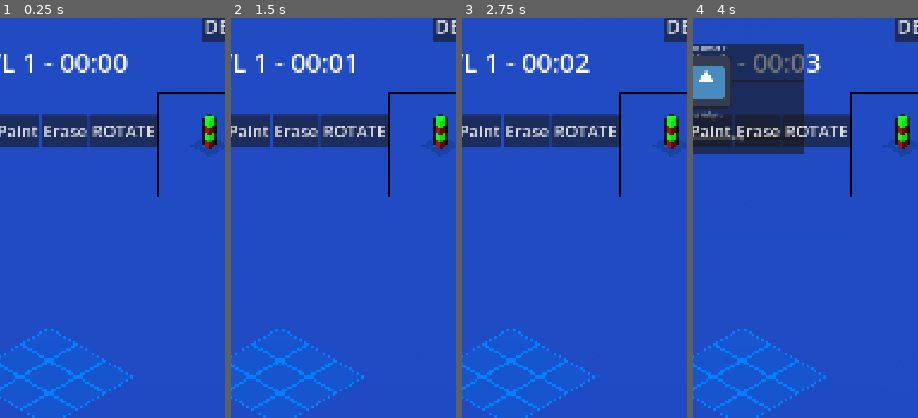
Above: before the commit, frames 1-4 (left to right).
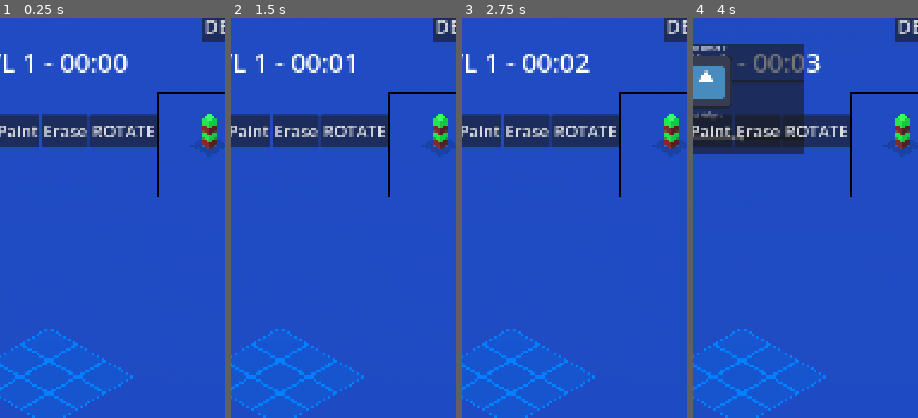
Above: after the commit, the same moments.

Repository: shivdulipati/historical-voxel-builder
Game: Godot game, scene res://main.tscn
Same seed, same stepped clock (60 frames per second), same inputs: the game is played once before the commit and once after it. The engine's default icon, where the game draws it, is replaced by a stand-in: a white triangle on a blue panel in a dark square.
Inputs:
- Up to frame 1 (0.25 s): no input
- Up to frame 2 (1.5 s): click "REST" at 0.5 s; click "Single" at 1.25 s
- Up to frame 3 (2.75 s): click "Single" at 2 s
- Up to frame 4 (4 s): click "DEBUG" at 2.75 s; click "RotLFT" at 3.5 s
The pictures show only the part of the screen within x 39-89%, y 5-55%; the shares and areas given below are measured in that part.

The runs differ from the first frame. In frame 1, 0.5% of the frame differs, in the area x 89-97%, y 24-33%; in frame 2, 0.5%; in frame 3, 0.5%; in frame 4, 0.5%.

Commit message:
End of Day

Diff:
--- a/new-game-project/draggable_object.gd
+++ b/new-game-project/draggable_object.gd
@@ -154,6 +154,7 @@
 		main_scene.current_build[current_grid_position] = block_color_name
 		print("Block Dropped -> Color: ", block_color_name, " | Saved Pos: ", current_grid_position)
 		main_scene.check_win_condition()
+		main_scene.save_game()
 	else:
 		queue_free()
 
@@ -217,6 +218,7 @@
 	if is_placed and is_press and get_tree().current_scene.current_tool == 2:
 		var main_scene_erase = get_tree().current_scene
 		main_scene_erase.current_build.erase(current_grid_position)
+		main_scene_erase.save_game()
 		main_scene_erase.check_win_condition()
 		Input.vibrate_handheld(100)
 		queue_free()
@@ -238,6 +240,7 @@
 		if is_placed:
 			var main_scene_mouse = get_tree().current_scene
 			main_scene_mouse.current_build.erase(current_grid_position)
+			main_scene_mouse.save_game()
 			is_placed = false
 		_start_drag(-1, event.position)
 
@@ -289,6 +292,7 @@
 		if elapsed > 0.3:
 			var main_scene_lp = get_tree().current_scene
 			main_scene_lp.current_build.erase(current_grid_position)
+			main_scene_lp.save_game()
 			is_placed  = false
 			is_pressing = false
 			_start_drag(_drag_touch_index, _drag_touch_pos)
--- a/new-game-project/main.gd
+++ b/new-game-project/main.gd
@@ -14,6 +14,19 @@
 
 var current_level_index: int = 0
 var total_levels: int = 0
+
+const SAVE_PATH = "user://save_game.json"
+var pending_saved_build: Dictionary = {}
+
+## Palette map matching the exact sRGB values used by the inventory ColorRect nodes.
+const color_map: Dictionary = {
+	"Red":    Color(0.7635024,  0.15671891, 0.16404146, 1.0),
+	"Blue":   Color(0.12999678, 0.45803988, 0.80540425, 1.0),
+	"Green":  Color(0.20784314, 0.8901961,  0.28235295, 1.0),
+	"Orange": Color(0.98039216, 0.41960785, 0.16470589, 1.0),
+	"Yellow": Color(1.0,        1.0,        0.25882354, 1.0),
+	"White":  Color(1.0,        1.0,        1.0,        1.0),
+}
 
 ## Half-extents of the active grid, derived from levels.json dimensions.
 ## limit_x = (dim_x - 1) / 2,  limit_z = (dim_z - 1) / 2
@@ -104,6 +117,7 @@
 	btn_rotate.pressed.connect(func(): set_tool(ToolMode.ROTATE))
 	btn_reset.pressed.connect(_reset_camera_look)
 
+	load_game()
 	var _ok := load_level(current_level_index + 1)
 
 
@@ -348,6 +362,37 @@
 	for child in _block_list.get_children():
 		child.visible = child.name in allowed
 
+	if not pending_saved_build.is_empty():
+		for pos in pending_saved_build:
+			var color_name = pending_saved_build[pos]
+			# Dynamically fetch the precise color from our palette map
+			var c := Color.MAGENTA
+			if color_map.has(color_name):
+				c = color_map[color_name]
+			else:
+				# Fallback to standard constants if not found in palette
+				match color_name:
+					"Red":    c = Color.RED
+					"Blue":   c = Color.BLUE
+					"Green":  c = Color.GREEN
+					"Yellow": c = Color.YELLOW
+					"Orange": c = Color.ORANGE
+					"White":  c = Color.WHITE
+
+			var new_block = block_scene.instantiate()
+			add_child(new_block)
+			new_block.set_block_color(c, color_name)
+			# Offset the physical position by 0.5 on Y so the block center sits above the floor
+			new_block.global_position = Vector3(pos.x, pos.y + 0.5, pos.z)
+			new_block.is_placed = true
+			new_block.current_grid_position = pos
+			new_block.freeze = true
+			new_block.gravity_scale = 0.0
+			new_block.get_node("CollisionShape3D").disabled = false
+			current_build[pos] = color_name
+		pending_saved_build.clear()
+
+	save_game()
 	return true
 
 
@@ -365,17 +410,23 @@
 	for grid_pos: Vector3 in target_puzzle:
 		var color_name: String = target_puzzle[grid_pos]
 
-		var mat := ShaderMaterial.new()
-		mat.shader = load("res://block.gdshader")
-		var c := Color.MAGENTA
-		match color_name:
-			"Red":    c = Color.RED
-			"Blue":   c = Color.BLUE
-			"Green":  c = Color.GREEN
-			"Yellow": c = Color.YELLOW
-			"Orange": c = Color.ORANGE
-			"White":  c = Color.WHITE
-		mat.set_shader_parameter("albedo_color", c)
+		# Fetch the precise color from the palette map for visual consistency
+		var block_color := Color.MAGENTA
+		if color_map.has(color_name):
+			block_color = color_map[color_name]
+		else:
+			# Fallback constants if not defined in the palette
+			match color_name:
+				"Red":    block_color = Color.RED
+				"Blue":   block_color = Color.BLUE
+				"Green":  block_color = Color.GREEN
+				"Yellow": block_color = Color.YELLOW
+				"Orange": block_color = Color.ORANGE
+				"White":  block_color = Color.WHITE
+
+		var mat = StandardMaterial3D.new()
+		mat.albedo_color = block_color
+		mat.roughness = 0.5
 
 		var box := BoxMesh.new()
 		box.size = Vector3(1.0, 1.0, 1.0)
@@ -431,6 +482,43 @@
 	if ref_light:
 		ref_light.position = Vector3(2.0, 5.0, 3.0)
 		ref_light.look_at(Vector3(0.0, 0.0, 0.0))
+
+
+func save_game() -> void:
+	var save_dict := {
+		"level_index": current_level_index,
+		"build": {}
+	}
+	# Convert Vector3 keys to strings for JSON serialization
+	for pos in current_build:
+		var pos_str = "%f,%f,%f" % [pos.x, pos.y, pos.z]
+		save_dict["build"][pos_str] = current_build[pos]
+
+	var file = FileAccess.open(SAVE_PATH, FileAccess.WRITE)
+	if file:
+		file.store_string(JSON.stringify(save_dict))
+		file.close()
+
+
+func load_game() -> void:
+	if not FileAccess.file_exists(SAVE_PATH):
+		return
+	var file = FileAccess.open(SAVE_PATH, FileAccess.READ)
+	if file:
+		var json = JSON.new()
+		if json.parse(file.get_as_text()) == OK:
+			var data = json.data
+			current_level_index = int(data.get("level_index", 0))
+			var raw_build = data.get("build", {})
+			pending_saved_build.clear()
+
+			# Convert string keys back to Vector3
+			for pos_str in raw_build:
+				var parts = pos_str.split(",")
+				if parts.size() == 3:
+					var vec = Vector3(float(parts[0]), float(parts[1]), float(parts[2]))
+					pending_saved_build[vec] = raw_build[pos_str]
+		file.close()
 
 
 func check_win_condition() -> void:
@@ -534,3 +622,4 @@
 	# Save the logical integer position to the build dictionary
 	current_build[logical_pos] = color_name
 	check_win_condition()
+	save_game()
Not shown, changed: .DS_Store
Not shown, added: Art Assets/.DS_Store
Not shown, added: Art Assets/VoxelPlatformerPack.zip
Not shown, added: Art Assets/VoxelPlatformerPack/.DS_Store
Not shown, added: Art Assets/VoxelPlatformerPack/OBJ/.DS_Store
Not shown, added: Art Assets/VoxelPlatformerPack/OBJ/Blocks/.DS_Store
Not shown, added: Art Assets/VoxelPlatformerPack/OBJ/Blocks/Green/.DS_Store
Not shown, added: Art Assets/VoxelPlatformerPack/OBJ/Blocks/Green/Box/Box.vox.mtl
Not shown, added: Art Assets/VoxelPlatformerPack/OBJ/Blocks/Green/Box/Box.vox.obj
Not shown, added: Art Assets/VoxelPlatformerPack/OBJ/Blocks/Green/Box/Box.vox.png
Not shown, added: Art Assets/VoxelPlatformerPack/OBJ/Blocks/Green/Brick/brick.vox.mtl
Not shown, added: Art Assets/VoxelPlatformerPack/OBJ/Blocks/Green/Brick/brick.vox.obj
(and 123 more such lines)
